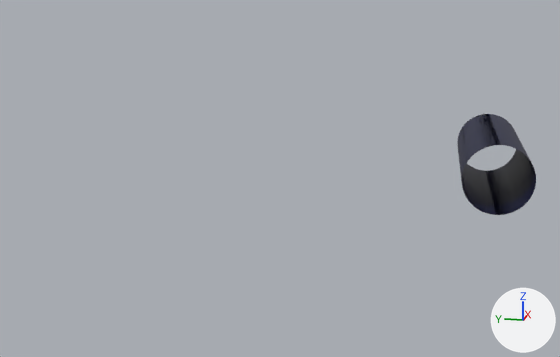
A saved change to the FBX model Pipe Prefabs - .fbx .blend files/pipeStraightWtexture.fbx.
Before and after are seen from a 50 mm lens placed at (2.313, 0.624, 0.325), pointed at (3.916, 0.944, -0.076). Arrows for +X, +Y and +Z are at lower right; the lights stay in place. Vertices at the same position are counted once.

Before the edit, the objects in view are built like this:
```python
me_nurbspath_001 = bpy.data.meshes.new('NurbsPath.001')
me_nurbspath_001.from_pydata(...)  # 4608 vertices, 4512 faces; spans x -2.0..2.0, y -1.0..1.0, z -1.0..1.0
me_nurbspath_001.materials.append(mat_material)  # dark blue #000938
ob_nurbspath = bpy.data.objects.new('NurbsPath', me_nurbspath_001)
ob_nurbspath.location = (3.849, 0.509, 0.0)
ob_nurbspath.scale = (0.087, 0.0625, 0.0625)
```
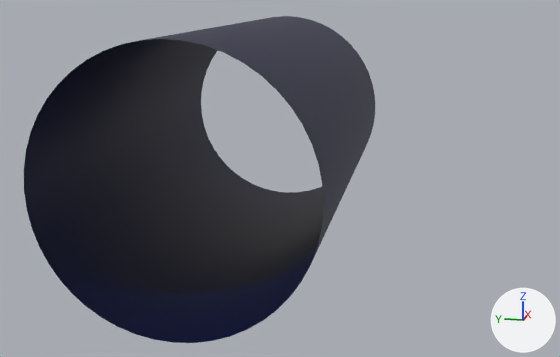
What changed in the scene script:
```text
Add mat_material_001:
    mat_material_001 = principled_material('Material.001')
    mat_material_001.base_color = (0.0, 0.003, 0.04)  # dark blue #000a38
Change me_nurbspath_001:
    used by ob_nurbspath; location = (3.849, 0.509, 0.0); scale = (0.087, 0.0625, 0.0625)
    remove me_nurbspath_001.from_pydata(...)  # 4608 vertices, 4512 faces; spans x -2.0..2.0, y -1.0..1.0, z -1.0..1.0
    add me_nurbspath_001.from_pydata(...)  # 2304 vertices, 2256 faces; spans x -2.0..2.0, y -1.0..1.0, z -1.0..1.0
    me_nurbspath_001 part 1: the loose piece of 2304 vertices spanning x -2.0..2.0, y -1.0..1.0, z -1.0..1.0 is deleted
    me_nurbspath_001 part 2: 2256 faces spanning x -2.0..2.0, y -1.0..1.0, z -1.0..1.0 switch from mat_material (dark blue #000938) to mat_material_001 (dark blue #000a38)
Change ob_nurbspath:
    ob_nurbspath.location: (3.849, 0.509, 0.0) -> (3.951, 1.033, 0.0)
    ob_nurbspath.scale: (0.087, 0.0625, 0.0625) -> (0.25, 0.25, 0.25)
```

Location of each change, [x1, y1, x2, y2] in pixels of the pictures (560 x 357 px):
'NurbsPath', reshaped, moved, rescaled (340% wider, 222% taller)
    before: [457, 114, 536, 215]
    after: [24, 16, 375, 343]
part 1 of me_nurbspath_001, deleted
    before: [462, 114, 530, 215]
part 2 of me_nurbspath_001, recoloured
    before: [457, 114, 536, 215]
    after: [24, 16, 375, 343]
